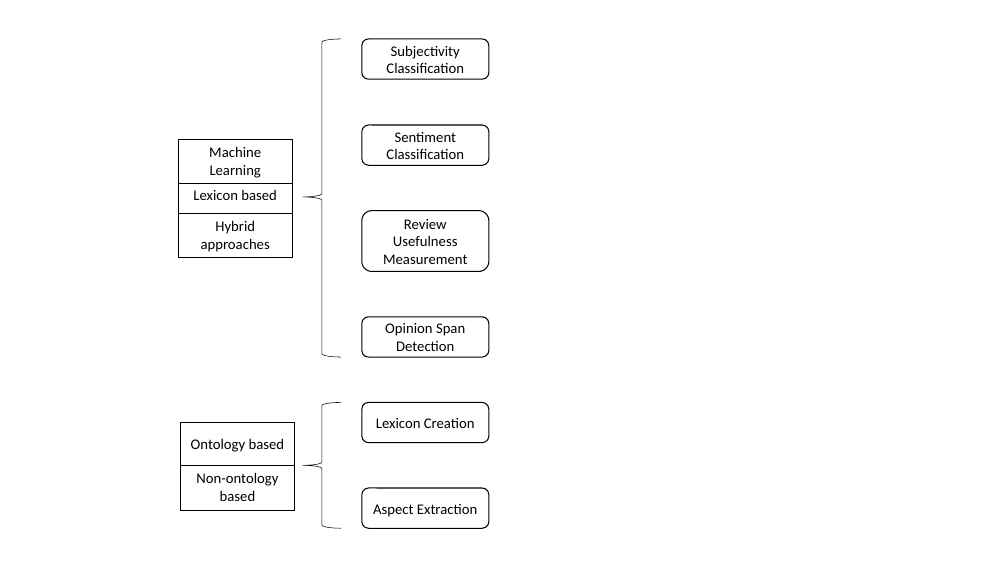
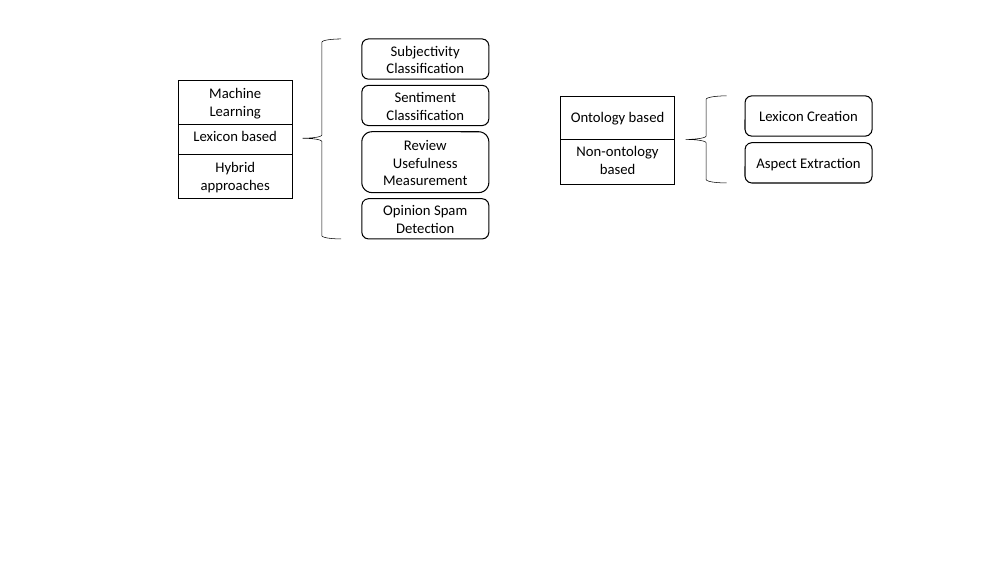
Before and after one commit to Alchemy-Meister/angry-classifier, a slide deck: slide 1 of thesis/figures/sentiment_analysis_approaches.pptx. Drawn at 1008x567 pixels with LibreOffice and Linux fonts; fonts in the diff are those of the drawing. Boxes give left, top, right and bottom in pixels: in the first picture for what was removed or moved away, otherwise in the second. Text is boxed around its words. In the diff, an @@ line names an element or a change of style, - is before the commit and + after.

```diff
--- a/thesis/figures/sentiment_analysis_approaches.pptx
+++ b/thesis/figures/sentiment_analysis_approaches.pptx
@@ right brace: place and size @@
-right brace at bbox=[302, 39, 341, 358]
+right brace at bbox=[302, 39, 341, 240]
@@ table: place and size @@
-table at bbox=[178, 140, 293, 256]
+table at bbox=[178, 81, 293, 197]
@@ rounded rectangle "Sentiment Classification": place and size @@
-rounded rectangle "Sentiment Classification" at bbox=[362, 125, 489, 165]
+rounded rectangle "Sentiment Classification" at bbox=[362, 85, 489, 126]
@@ table: place and size @@
-table at bbox=[181, 423, 295, 510]
+table at bbox=[561, 96, 675, 184]
@@ right brace: place and size @@
-right brace at bbox=[302, 402, 341, 529]
+right brace at bbox=[686, 96, 727, 183]
@@ rounded rectangle "Lexicon Creation": place and size @@
-rounded rectangle "Lexicon Creation" at bbox=[362, 402, 489, 442]
+rounded rectangle "Lexicon Creation" at bbox=[746, 96, 873, 136]
@@ rounded rectangle "Review Usefulness Measurement": place and size @@
-rounded rectangle "Review Usefulness Measurement" at bbox=[362, 211, 489, 271]
+rounded rectangle "Review Usefulness Measurement" at bbox=[362, 132, 489, 192]
@@ rounded rectangle "Aspect Extraction": place and size @@
-rounded rectangle "Aspect Extraction" at bbox=[362, 488, 489, 529]
+rounded rectangle "Aspect Extraction" at bbox=[746, 143, 873, 183]
@@ rounded rectangle "Opinion Spam Detection": place and size @@
-rounded rectangle "Opinion Spam Detection" at bbox=[362, 317, 489, 357]
+rounded rectangle "Opinion Spam Detection" at bbox=[362, 199, 489, 239]
@@ text in rounded rectangle at bbox=[383, 205, 467, 233]: text changed @@
-Opinion Span Detection
+Opinion Spam Detection
```
Also in this commit, not shown: 6 other files.
